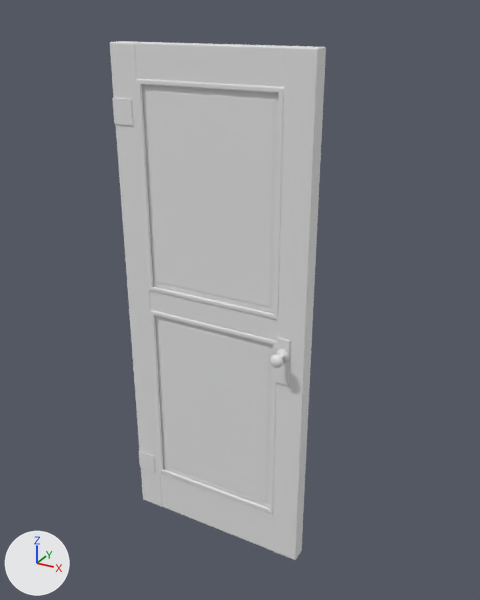
One commit to the glTF model src/assets/models/world/door.glb: the scene before it, then after it.
One viewpoint serves both versions: a camera (50 mm lens) standing at (1.71, -2.13, 2.26) and looking at (0.51, 0.05, 1.17). The axes (+X, +Y, +Z) are drawn at lower left. The lights are the same throughout. The picture after the commit comes second. Materials are left out; every surface is plain grey. Where no turn or scale is listed for an object, it has been applied to the vertices. Vertices at exactly the same position are counted once.
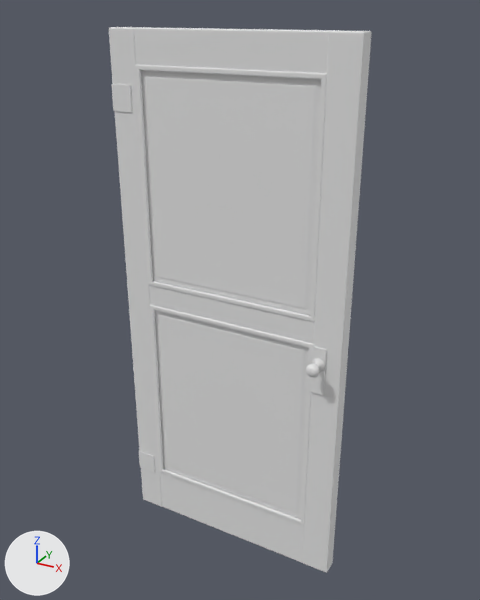
Patch to the scene script:
```diff
--- a/src/assets/models/world/door.glb.py
+++ b/src/assets/models/world/door.glb.py
@@ me_mesh_0 @@
 # used by ob_mesh_0; location = (0.0, 0.0, 0.0)
-me_mesh_0.from_pydata(...)  # 960 vertices, 1896 faces; spans x 0.0..0.84, y -0.04..0.04, z 0.0..2.15
+me_mesh_0.from_pydata(...)  # 960 vertices, 1896 faces; spans x 0.0..0.99, y -0.04..0.04, z 0.0..2.2
+# me_mesh_0 part 1: the loose piece of 152 vertices spanning x 0.72..0.84, y -0.04..0.04, z 0.0..2.15 is scaled about its middle by (1, 1, 1.02), then moved by (0.15, 0.0, 0.02)
+# me_mesh_0 part 2: the loose piece of 152 vertices spanning x 0.12..0.73, y -0.03..0.03, z 2.02..2.15 is scaled about its middle by (1.25, 1, 1), then moved by (0.08, 0.0, 0.05)
+# me_mesh_0 part 3: the loose piece of 152 vertices spanning x 0.12..0.73, y -0.03..0.03, z 1.07..1.17 is scaled about its middle by (1.25, 1, 1), then moved by (0.08, 0.0, 0.03)
+# me_mesh_0 part 4: the loose piece of 48 vertices spanning x 0.12..0.73, y -0.04..-0.03, z 0.22..1.07 is scaled about its middle by (1.25, 1, 1.03), then moved by (0.08, 0.0, 0.01)
+# me_mesh_0 part 5: the loose piece of 48 vertices spanning x 0.12..0.73, y -0.04..-0.03, z 1.16..2.02 is scaled about its middle by (1.25, 1, 1.03), then moved by (0.08, 0.0, 0.04)
+# me_mesh_0 part 6: 159 of 960 vertices moved; they spanned x 0.0..0.83, y -0.04..0.04, z 0.0..2.15 and now span x 0.0..0.98, y -0.04..0.04, z 0.0..2.2; mean shift (0.08, 0.0, 0.03); largest move (0.83, -0.02, 0.01) -> (0.98, 0.02, 2.19)
+# other edits to the shape of me_mesh_0 do not show in these pictures
@@ me_mesh_2 @@
 # used by ob_mesh_2; location = (0.0, 0.0, 0.0)
-me_mesh_2.from_pydata(...)  # 880 vertices, 1656 faces; spans x 0.724..0.78, y -0.113..0.113, z 0.89..1.09
+me_mesh_2.from_pydata(...)  # 880 vertices, 1656 faces; spans x 0.874..0.93, y -0.113..0.113, z 0.89..1.09
+# me_mesh_2 part 7: the loose piece of 152 vertices spanning x 0.724..0.78, y -0.041..-0.035, z 0.89..1.09 is moved by (0.15, 0.0, 0.0)
+# me_mesh_2 part 8: 288 of 880 vertices moved; they spanned x 0.725..0.779, y -0.113..-0.041, z 0.993..1.047 and now span x 0.875..0.929, y -0.113..-0.041, z 0.993..1.047; mean shift (0.15, 0.0, 0.0); largest move (0.752, -0.107, 0.998) -> (0.904, -0.053, 1.011)
+# other edits to the shape of me_mesh_2 do not show in these pictures
```

Boxes [x1, y1, x2, y2] around the edits, measured in the pictures (480 x 600 px; the box of a moved part takes in the faces that stretch with it):
'Mesh_0', reshaped (22% wider)
    before: [110, 41, 326, 560]
    after: [109, 27, 372, 573]
'Mesh_2', reshaped
    before: [270, 337, 290, 386]
    after: [306, 346, 327, 395]
part 1 of me_mesh_0, moved or reshaped
    before: [272, 46, 326, 560]
    after: [302, 30, 372, 573]
part 2 of me_mesh_0, moved or reshaped
    before: [135, 42, 289, 87]
    after: [134, 27, 336, 73]
part 3 of me_mesh_0, moved or reshaped
    before: [149, 290, 278, 341]
    after: [149, 285, 314, 344]
part 4 of me_mesh_0, moved or reshaped
    before: [150, 310, 277, 514]
    after: [150, 305, 313, 526]
part 5 of me_mesh_0, moved or reshaped
    before: [136, 79, 284, 320]
    after: [135, 65, 327, 322]
part 6 of me_mesh_0, moved or reshaped
    before: [110, 41, 279, 551]
    after: [109, 27, 321, 563]
part 7 of me_mesh_2, moved or reshaped
    before: [276, 337, 290, 386]
    after: [310, 346, 327, 395]
part 8 of me_mesh_2, moved or reshaped
    before: [270, 349, 289, 368]
    after: [306, 358, 325, 377]
